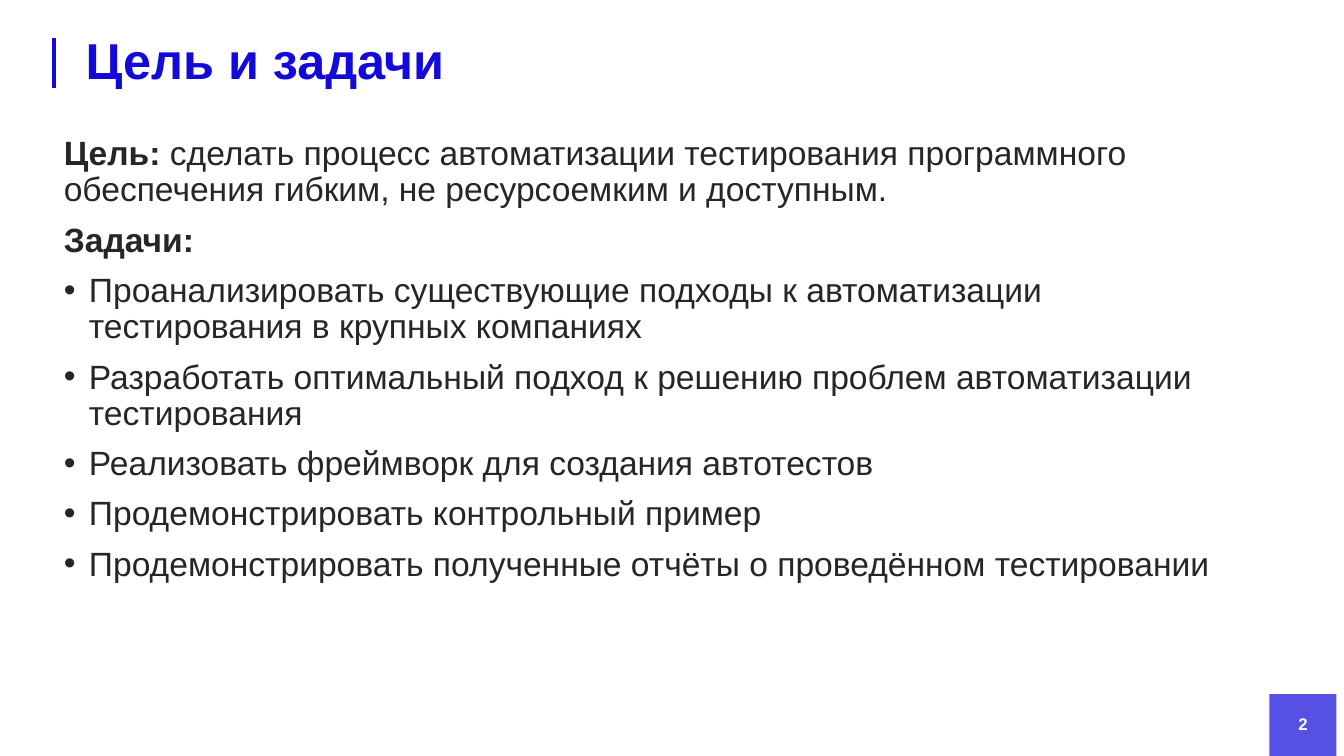
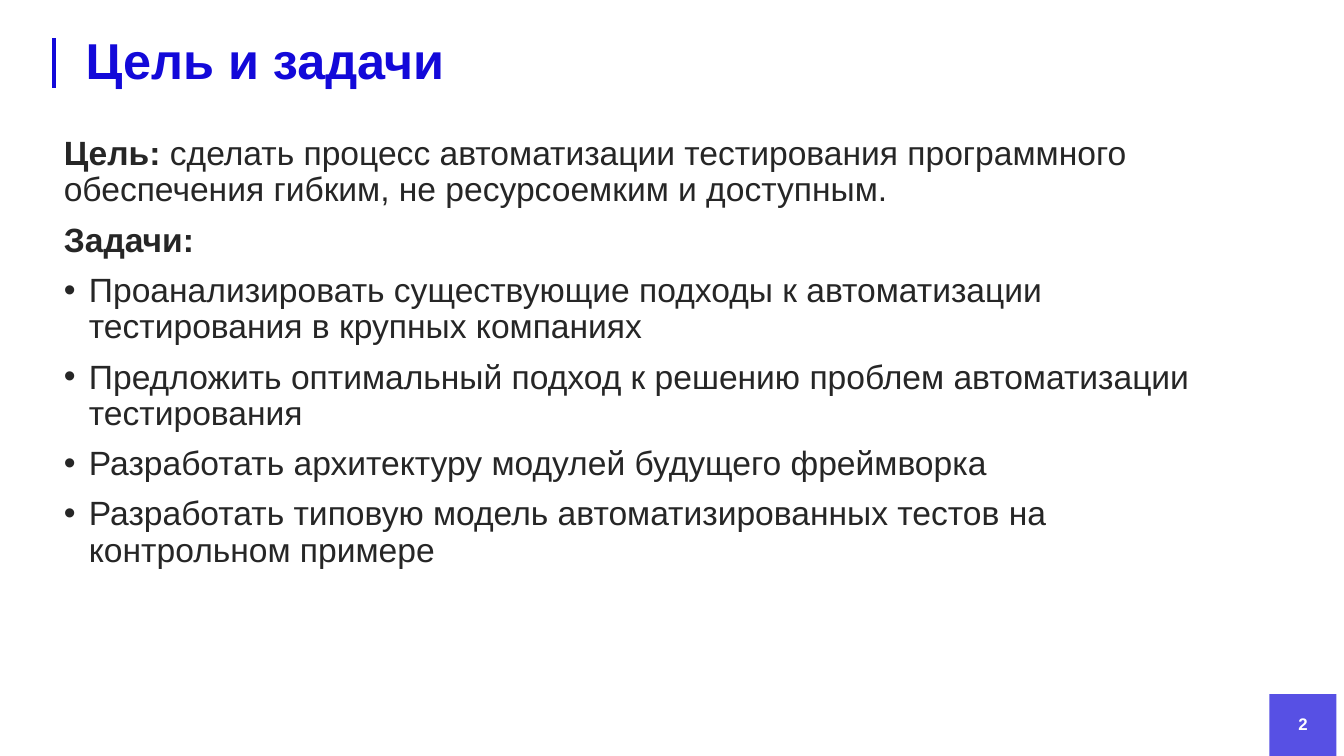
Before and after one commit to DanielRomanoff/practice, a slide deck: slide 2 of презентация.pptx. Drawn at 1344x756 pixels with LibreOffice and Linux fonts; fonts in the diff are those of the drawing; background and template pictures are left out. Boxes give left, top, right and bottom in pixels: in the first picture for what was removed or moved away, otherwise in the second. Text is boxed around its words. In the diff, an @@ line names an element or a change of style, - is before the commit and + after.

```diff
--- a/презентация.pptx
+++ b/презентация.pptx
@@ text at bbox=[89, 364, 1189, 569]: text changed @@
-• Разработать оптимальный подход к решению проблем автоматизации тестирования
-• Реализовать фреймворк для создания автотестов
-• Продемонстрировать контрольный пример
-• Продемонстрировать полученные отчёты о проведённом тестировании
+• Предложить оптимальный подход к решению проблем автоматизации тестирования
+• Разработать архитектуру модулей будущего фреймворка
+• Разработать типовую модель автоматизированных тестов на контрольном примере
```
Also in this commit, not shown: 6 other slides changed, 2 slides added, 6 slides removed, 1 other file.
